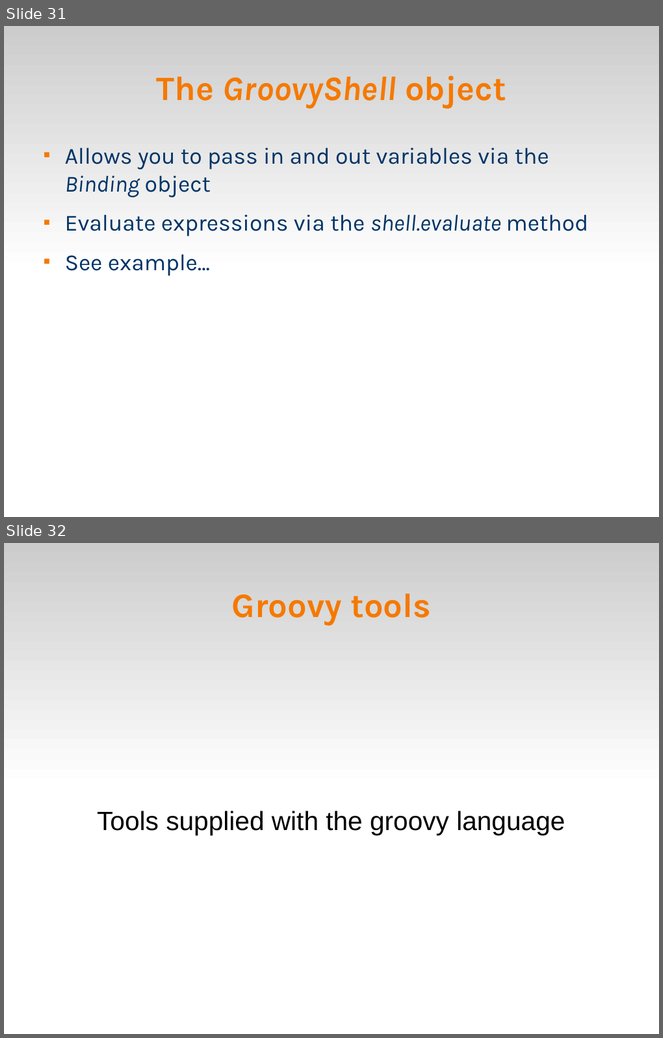
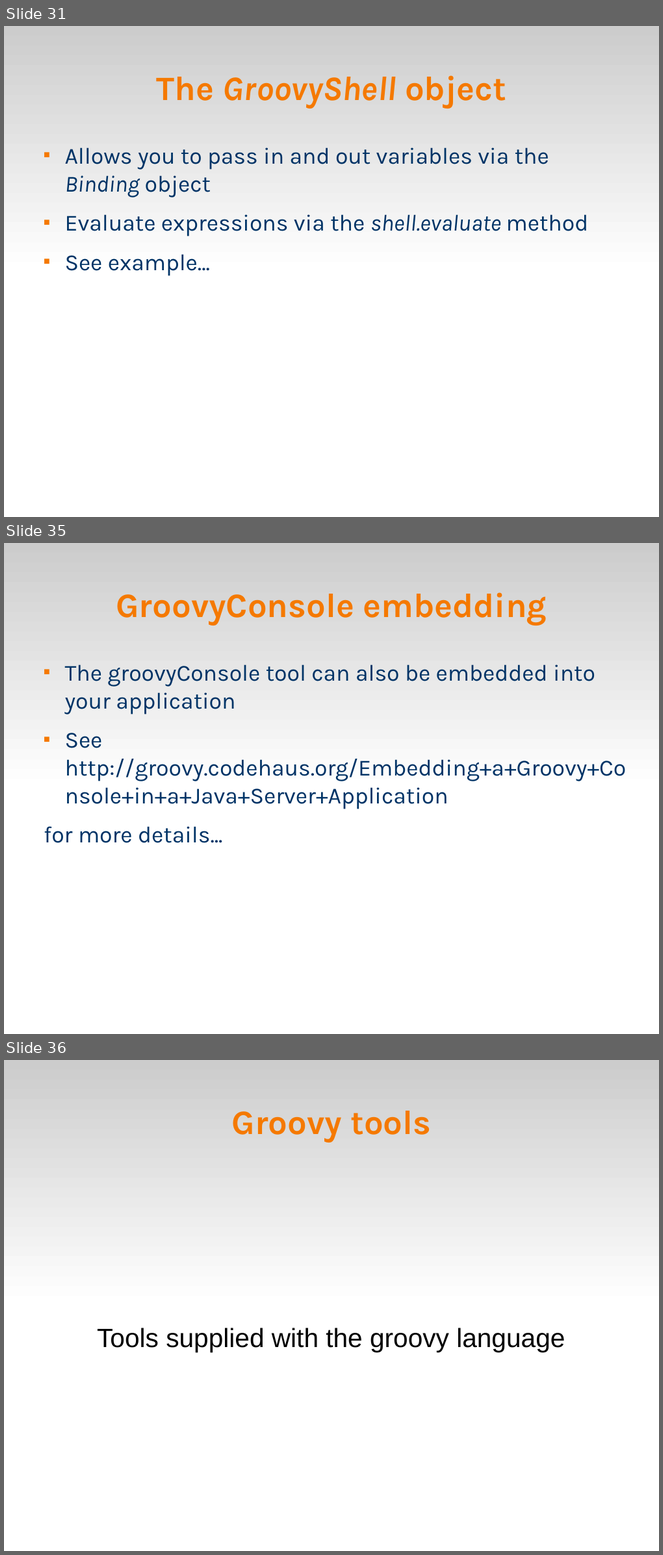
Before and after one commit to veltzer/demos, a slide deck: groovy/doc/groovy.odp. Shown one above the other, each under a label of ours: slides 31 and 32 before the commit, slides 31, 35 and 36 after it; the slides between them are not shown. The pictures are 663x1038 and 663x1555 pixels, drawn with LibreOffice and Linux fonts; fonts in the diff are those of the drawing. Boxes give left, top, right and bottom in pixels: in the first picture for what was removed or moved away, otherwise in the second. Text is boxed around its words. In the diff, an @@ line names an element or a change of style, - is before the commit and + after.

Commit message:
embedding finished

```diff
--- a/groovy/doc/groovy.odp
+++ b/groovy/doc/groovy.odp
@@ slide 35 added at bbox=[4, 543, 659, 1034], background #FFFFFF; not listed: 1 template element that a slide beside it also shows @@
@@ title added at bbox=[116, 592, 547, 626], 41.4 pt, text #F57900, bold @@
+GroovyConsole embedding
@@ text added at bbox=[44, 665, 627, 843], 28 pt, text #003366 @@
+■ The groovyConsole tool can also be embedded into your application
+■ See http://groovy.codehaus.org/Embedding+a+Groovy+Console+in+a+Java+Server+Application
+for more details...
@@ what was slide 32 is now slide 36 @@
```
Also in this commit, not shown: 2 slides changed, 3 other slides added, 2 other files.
